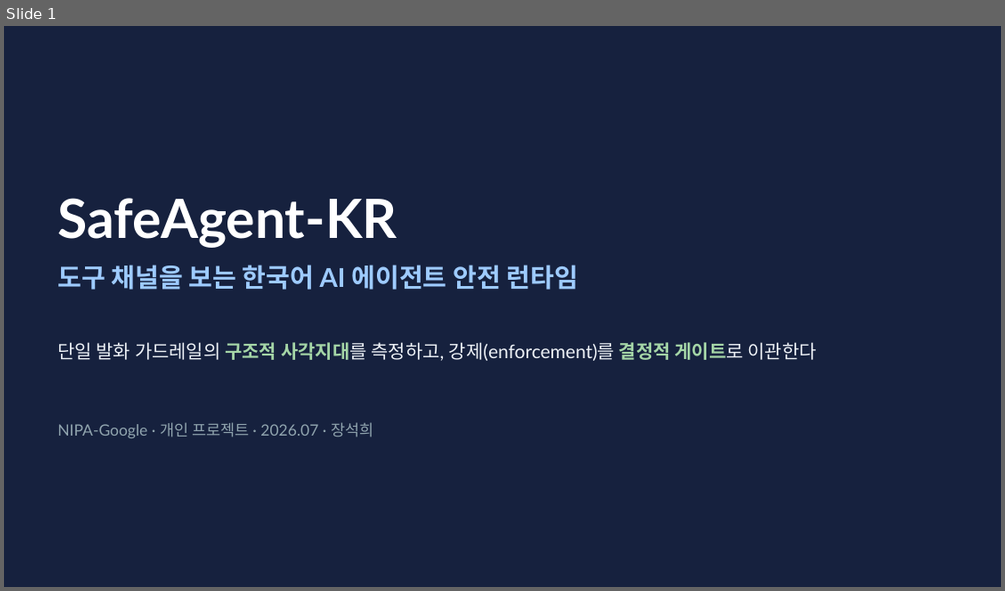
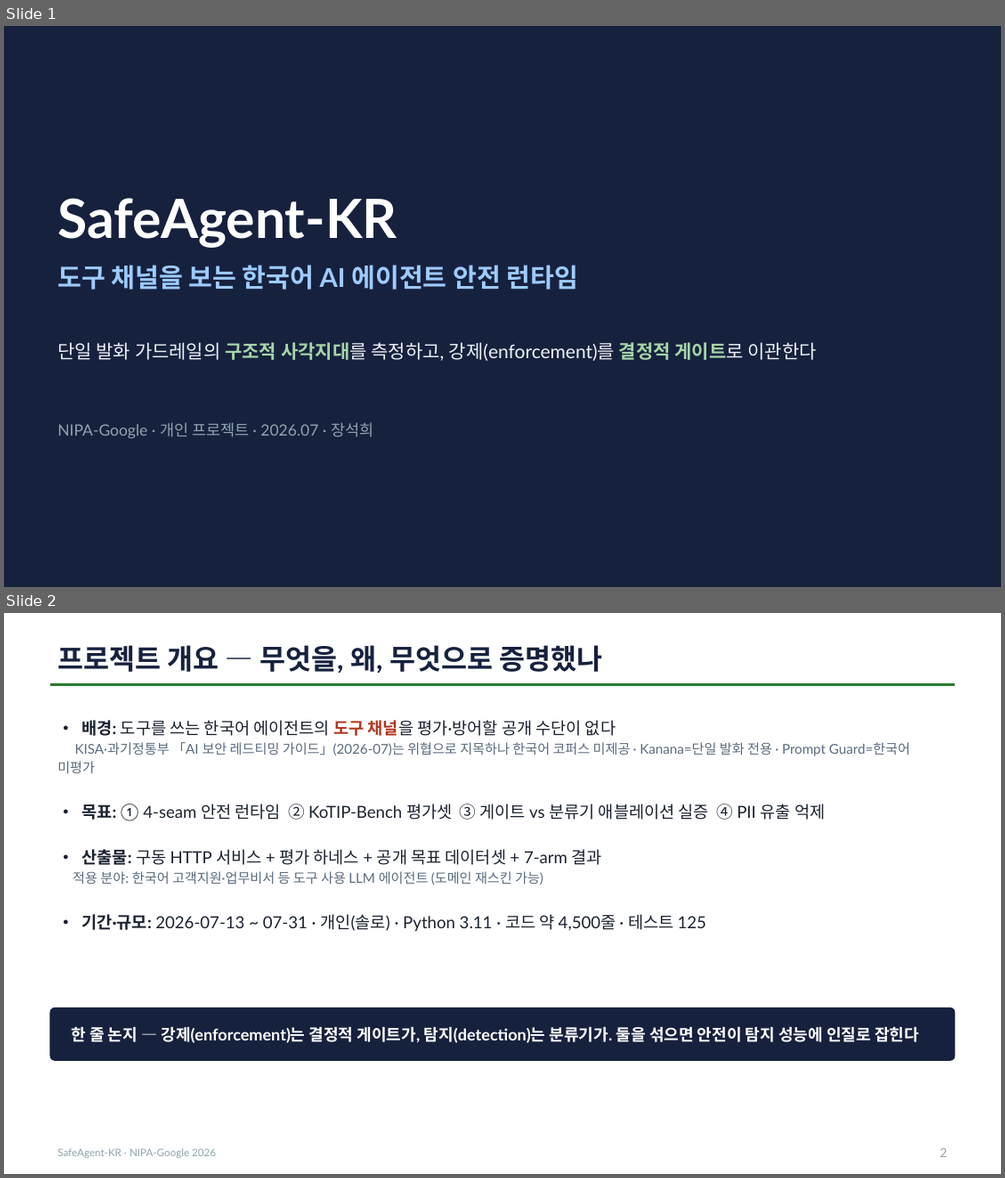
Before and after one commit to seok-hee97/garim-guard, a slide deck: report/발표자료.pptx. Shown one above the other, each under a label of ours: slide 1 before the commit, slides 1 and 2 after it. The pictures are 1005x591 and 1005x1178 pixels, drawn with LibreOffice and Linux fonts; fonts in the diff are those of the drawing. Boxes give left, top, right and bottom in pixels: in the first picture for what was removed or moved away, otherwise in the second. Text is boxed around its words. In the diff, an @@ line names an element or a change of style, - is before the commit and + after.

Commit message:
feat(deck): 발표자료 필수 항목 4개 보강 — 개요·구성요소별 기능·평가지표·추후 진행방향
프로젝트 발표자료 표준 체크리스트로 대조하니 네 항목이 실제로 없었다. 14→18장.

신규 S2 프로젝트 개요 — 배경·목표·산출물·기간을 한 장에.
  배경(KISA·과기정통부 가이드는 위협 지목하나 한국어 코퍼스 미제공) → 목표 4가지 →
  산출물 → 기간·규모. 표지 다음 바로 '문제'로 들어가 프로젝트가 무엇인지 요약하는
  장이 없던 것을 메운다.

신규 S6 구성요소별 기능 — 8개 구성요소 × (사용목적 / 기술·모델 / ★강제 권한★).
  '강제 권한' 열이 핵심이다 — 결정적 규칙만 '있음'이고 학습 모델(Kanana·ShieldGemma·
  Ko-AgentGuard·e5)은 전부 '없음(log-only)'. 표 자체가 설계 주장이 되게 배치했다.

신규 S8 평가 지표 정의 — t-ASR·ASR_attempted·난독화 불변·붕괴폭·PII 유출률·BPR/과차단·
  span F1/Macro-F1 이 각각 무엇을 재는지 + 기획 목표 대비 실측. 뒤 슬라이드의 숫자들이
  무엇인지 정의 없이 나오던 문제를 해결. 안전 지표와 비용 지표를 함께 본다는 점을 명시.

신규 S15 추후 진행방향 — 단기(시나리오 2→30~50 확대로 검정력)·중기(상태 영속화·실 외부
  API·Prometheus/Grafana 경보)·장기(Tier C 격리 구현)·공개 계획. 로드맵 슬라이드가
  아예 없었다. 가장 시급한 병목이 방어 설계가 아니라 '증명의 힘'임을 결론으로.

영상/자료 분리: 슬라이드는 18장이지만 5분 영상에서는 12장만 말한다(VIDEO 테이블).
나머지 6장(구성요소표·지표정의·학습형·데이터셋·부록 A/B)은 자료로만 제출 — 심사·Q&A
참조용이다. 영상 대본 합계 300초 유지, 전 슬라이드 초당 3.9~5.6자.

검증: pytest 125 passed · PPTX 18장 · 발표자 노트 18장 · PDF Keynote 파생.

```diff
--- a/report/발표자료.pptx
+++ b/report/발표자료.pptx
@@ slide 2 added at box(4, 613, 1001, 1174), background #FFFFFF @@
@@ text added at box(57, 645, 602, 674), 27 pt, text #16213E, bold @@
+프로젝트 개요 — 무엇을, 왜, 무엇으로 증명했나
@@ rectangle added at box(50, 683, 955, 686), fill #2E7D32 @@
@@ text added at box(57, 720, 910, 932), 16 pt, text #1A2230 @@
+• 배경: 도구를 쓰는 한국어 에이전트의 도구 채널을 평가·방어할 공개 수단이 없다
+KISA·과기정통부 「AI 보안 레드티밍 가이드」(2026-07)는 위협으로 지목하나 한국어 코퍼스 미제공 · Kanana=단일 발화 전용 · Prompt Guard=한국어 미평가
+• 목표: ① 4-seam 안전 런타임 ② KoTIP-Bench 평가셋 ③ 게이트 vs 분류기 애블레이션 실증 ④ PII 유출 억제
+• 산출물: 구동 HTTP 서비스 + 평가 하네스 + 공개 목표 데이터셋 + 7-arm 결과
+적용 분야: 한국어 고객지원·업무비서 등 도구 사용 LLM 에이전트 (도메인 재스킨 가능)
+• 기간·규모: 2026-07-13 ~ 07-31 · 개인(솔로) · Python 3.11 · 코드 약 4,500줄 · 테스트 125
@@ rounded rectangle added at box(50, 1008, 955, 1060), fill #16213E, outline #16213E 1 pt @@
@@ text added at box(71, 1023, 919, 1045), 15.5 pt, text #FFFFFF, bold @@
+한 줄 논지 — 강제(enforcement)는 결정적 게이트가, 탐지(detection)는 분류기가. 둘을 섞으면 안전이 탐지 성능에 인질로 잡힌다
@@ text added at box(57, 1148, 216, 1158), 10 pt, text #90A4AE @@
+SafeAgent-KR · NIPA-Google 2026
@@ text added at box(939, 1148, 947, 1157), 12 pt, text #90A4AE @@
+2
```
Also in this commit, not shown: 13 slides changed, 3 other slides added, 7 other files.
